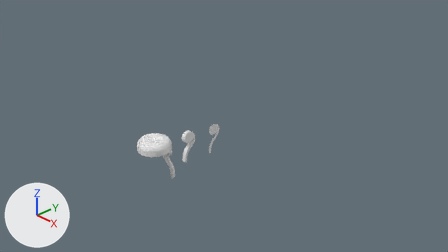
One commit to the Blender file Chair/Chair.blend: the scene before it, then after it.
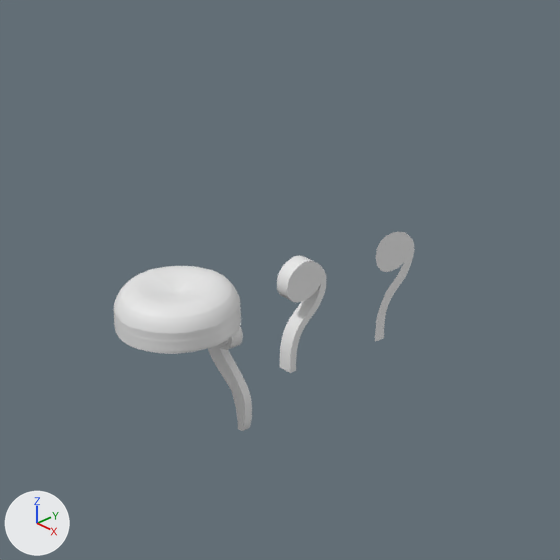
Each version appears first from the file's camera 'Camera', and next in a close-up on the part from 24% to 58% of the width and 24% to 85% of the height. The lights are fixed; the arrows at lower left show +X, +Y and +Z.

The older version as bpy lines, for what is in view:
```python
ob_circle = bpy.data.objects.new('Circle', me_circle)
ob_circle.location = (0.0, -1.562, -0.268)
ob_circle.scale = (0.239, 0.239, 0.239)
ob_leg = bpy.data.objects.new('Leg', me_beziercurve)
ob_leg.location = (0.0, -0.801, -0.134)
ob_leg.scale = (0.318, 0.318, 0.318)
ob_plane = bpy.data.objects.new('Plane', me_plane)
ob_plane.location = (0.159, -1.411, -0.033)
ob_plane.rotation_euler = (1.571, 0.0, 0.0)  # degrees (90, 0, 0)
ob_plane.scale = (0.0471, 0.0471, 0.0471)
ob_seat = bpy.data.objects.new('Seat', me_cylinder_001)
ob_seat.location = (0.0, -1.563, 0.008)
ob_seat.scale = (0.291, 0.291, 0.241)
ob_spare_leg = bpy.data.objects.new('Spare leg', me_beziercurve_001)
ob_spare_leg.location = (0.0, -0.279, -0.134)
ob_spare_leg.scale = (0.318, 0.318, 0.318)
```
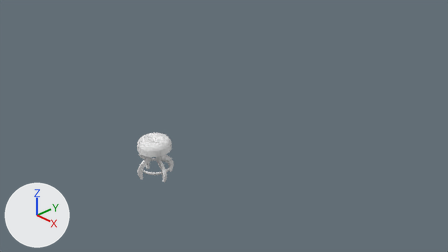
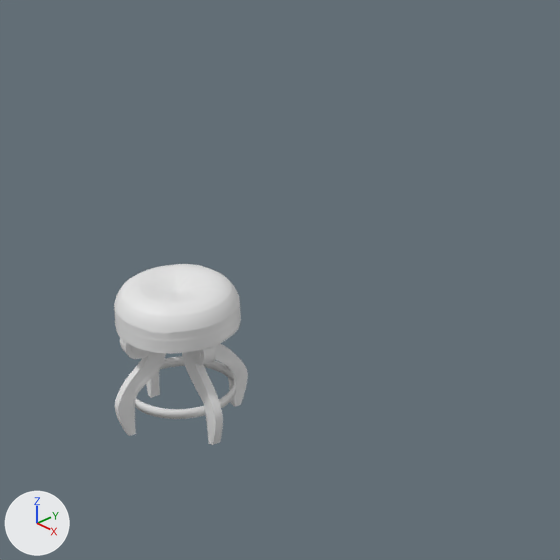
Commit message: Back to positioning

Location of each change, (x1, y1, x2, y2) in pixels of the close-ups (560 x 560 px):
'Seat', turned, rescaled: before (114, 266, 241, 354); after (114, 264, 241, 354)
'Plane', reshaped, turned, rescaled, moved, modifiers changed: before (208, 327, 252, 431); after (115, 338, 248, 445)
'Leg', hidden: before (277, 255, 326, 373)
'Spare leg', hidden: before (375, 232, 415, 341)
'Circle', shown: after (135, 356, 236, 419)

Edits to the bpy script that builds the scene:
```text
Change me_plane:
    used by ob_plane; location = (0.159, -1.411, -0.033); rotation_euler = (1.571, 0.0, 0.0), in degrees (90, 0, 0); scale = (0.0471, 0.0471, 0.0471)
    remove me_plane.from_pydata(...)  # 376 vertices, 352 faces; spans x -2.83..2.9, y -9.14..2.31, z 0.0..0.89
    add me_plane.from_pydata(...)  # 706 vertices, 704 faces; spans x -2.26..3.3, y -9.13..2.31, z -0.71..0.95
    me_plane part 1: 376 vertices removed from x -2.83..2.9, y -9.14..2.31, z 0.0..0.89; 706 vertices added at x -2.26..3.3, y -9.13..2.31, z -0.71..0.95
Change ob_seat:
    ob_seat.rotation_euler: (0.0, 0.0, 0.0) -> (0.0, 0.0, 0.613)  # degrees (0, 0, 0) -> degrees (0, 0, 35)
    ob_seat.scale: (0.291, 0.291, 0.241) -> (0.288, 0.288, 0.252)
Change ob_circle:
    remove ob_circle.hide_set(True)
Change ob_leg:
    add ob_leg.hide_set(True)
Change ob_spare_leg:
    add ob_spare_leg.hide_set(True)
Change ob_plane:
    ob_plane.location: (0.159, -1.411, -0.033) -> (0.032, -1.392, -0.028)
    ob_plane.rotation_euler: (1.571, 0.0, 0.0) -> (1.571, 0.0, 1.344)  # degrees (90, 0, 0) -> degrees (90, 0, 77)
    add _m = ob_plane.modifiers.new('Subdivision', 'SUBSURF')
    where _m = ob_plane.modifiers.new('Mirror', 'MIRROR')
    remove _m.use_clip = True
    remove _m = ob_plane.modifiers.new('Subdivision', 'SUBSURF')
    _m.use_axis: (False, False, True) -> (True, True, False)
    add _m.mirror_object = ob_seat
```
